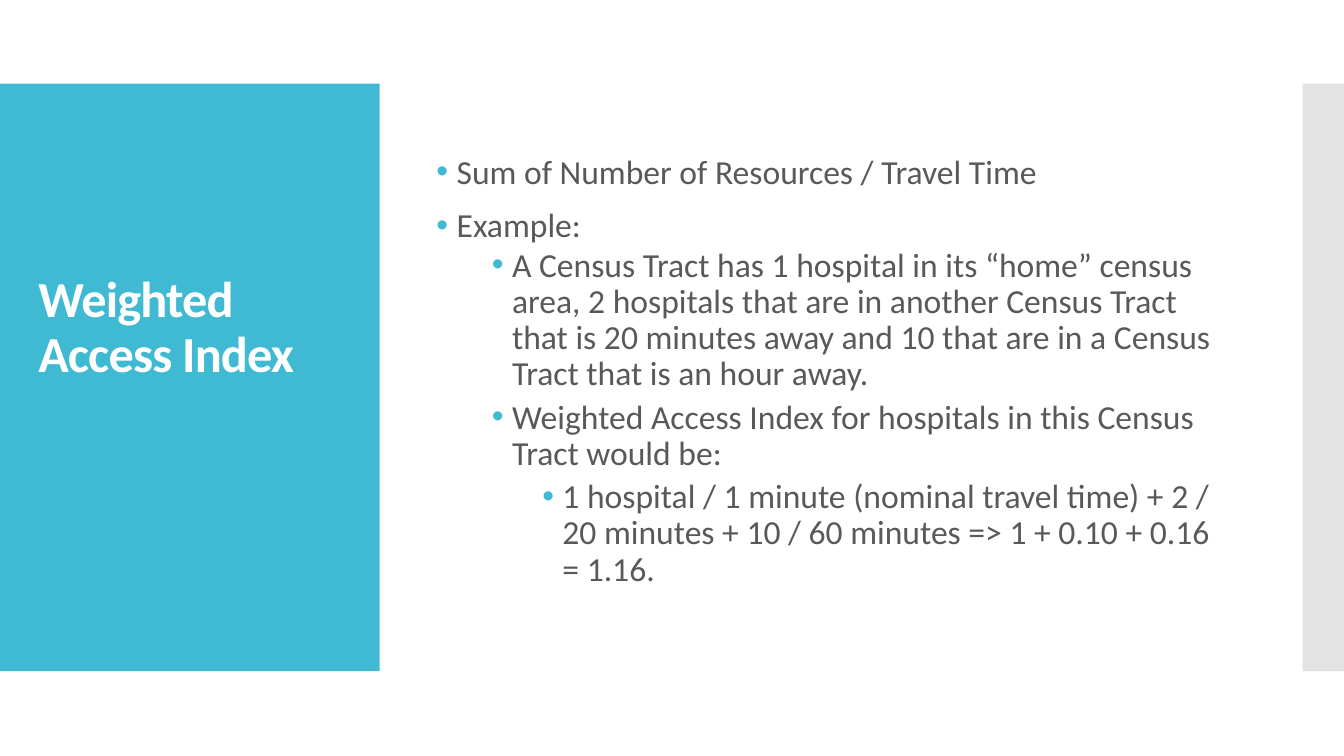
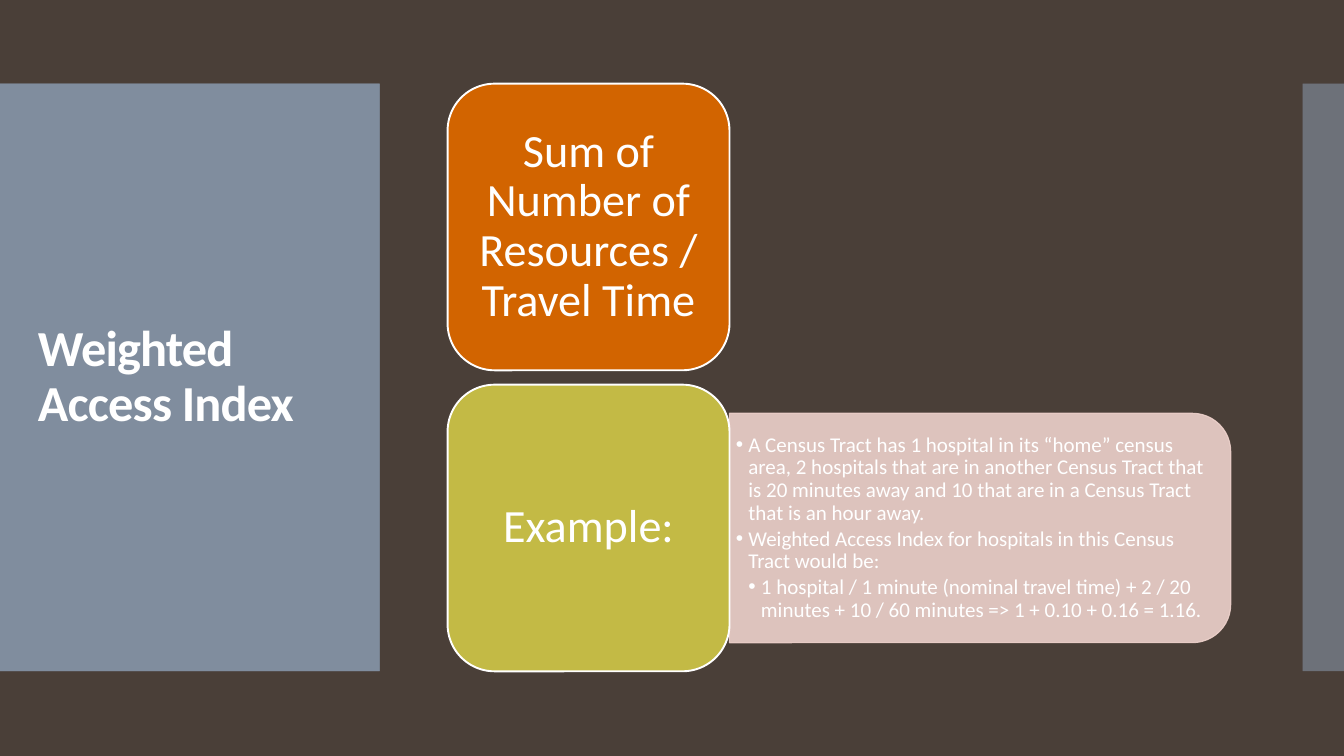
Before and after one commit to jwattier/nycdsa_ccc_nyc, a slide deck: slide 8 of Better Together CCC NYC.pptx (slide 7 before the commit). Drawn at 1344x756 pixels with LibreOffice and Linux fonts; fonts in the diff are those of the drawing. Boxes give left, top, right and bottom in pixels: in the first picture for what was removed or moved away, otherwise in the second. Text is boxed around its words. In the diff, an @@ line names an element or a change of style, - is before the commit and + after.

```diff
--- a/Better Together CCC NYC.pptx
+++ b/Better Together CCC NYC.pptx
@@ background #FFFFFF to #4A3F38 @@
@@ rectangle at bbox=[0, 84, 380, 671]: fill #40BAD2 to #818E9F at 95% opacity @@
@@ rectangle added at bbox=[0, 84, 380, 671], fill #818E9F at 95% opacity @@
@@ rectangle at bbox=[1303, 84, 1344, 671]: fill #C8C8C8 at 50% opacity to #818E9F at 40% opacity @@
@@ rectangle added at bbox=[1303, 84, 1344, 671], fill #818E9F at 40% opacity @@
@@ title "Weighted Access Index" at bbox=[38, 330, 294, 422]: vertical alignment bottom to middle @@
@@ text at bbox=[457, 160, 1037, 243]: paragraphs removed @@
-• Sum of Number of Resources / Travel Time
-• Example:
@@ text "A Census Tract has 1 ...": place and size @@
-text "A Census Tract has 1 ..." at bbox=[457, 160, 1210, 581]
+text "A Census Tract has 1 ..." at bbox=[748, 437, 1203, 617]
@@ text "A Census Tract has 1 ..." at bbox=[748, 437, 1203, 617]: size 24 to 15 pt, text colour #595959 to #FFFFFF; indent changed; less space between paragraphs @@
@@ group added at bbox=[448, 84, 1232, 671]: 2 rounded rectangles, 2 texts, 1 round same rect @@
+Sum of Number of Resources / Travel Time
+Example:
```
Also in this commit, not shown: 10 other slides changed, 1 slide added, 6 other files.
